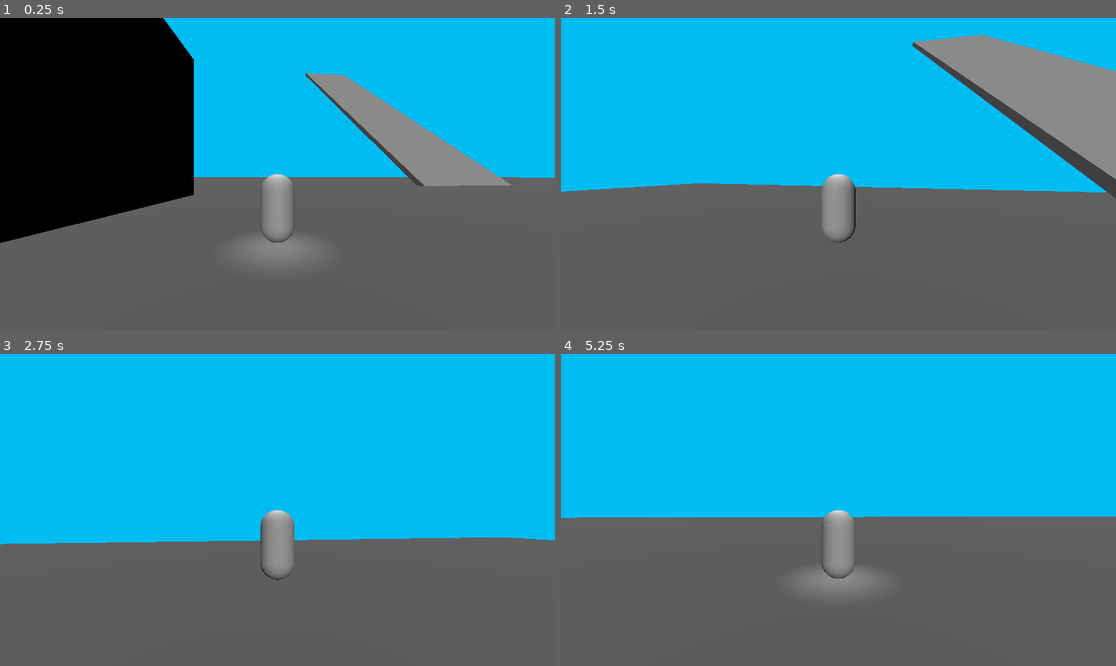
Above: before the commit, frames 1-4 (two rows, left to right).
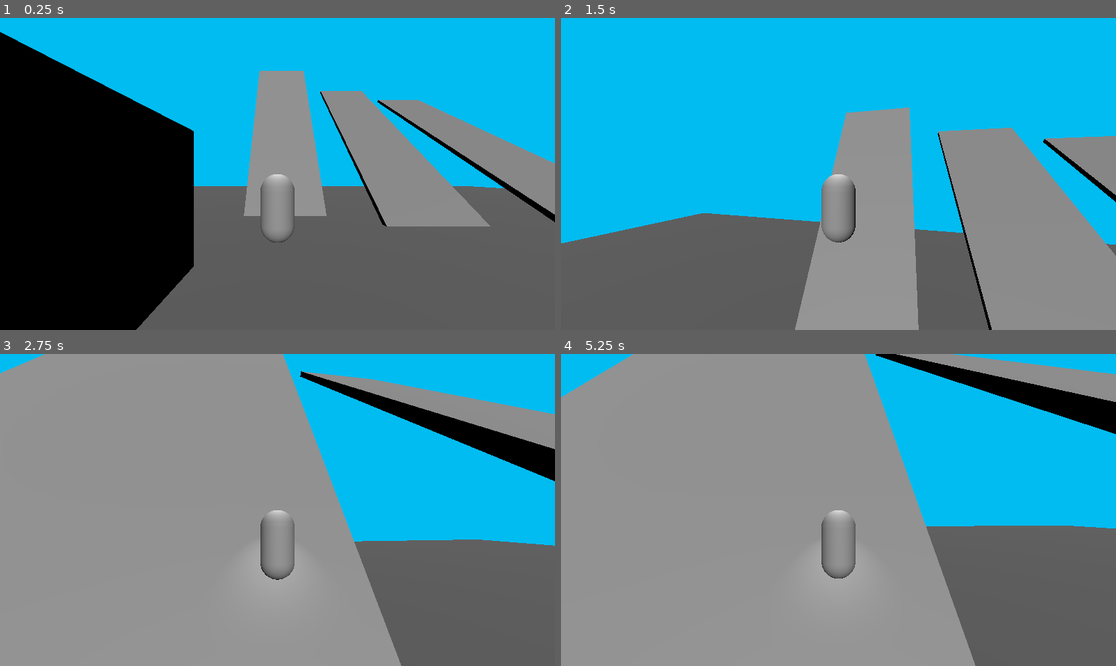
Above: after the commit, the same moments.

Repository: jackmenty/2025-Game
Game: Godot game, scene res://Scenes/Test_level.tscn
Same seed, same stepped clock (60 frames per second), same inputs: the game is played once before the commit and once after it.
Inputs (mouse positions are in pixels of both pictures, inside the frame that each line leads up to):
- Up to frame 1 (0.25 s): no input
- Up to frame 2 (1.5 s): move the mouse to (866, 174) at 0.52 s; hold Shift (sprint) 0.53-1.28 s; hold W (move_forward) from 0.53 s (still down); tap Space (jump) at 0.77, 0.8, 1.07, 1.35 s; move the mouse to (810, 174) at 1.27 s
- Up to frame 3 (2.75 s): keep holding W (move_forward); tap Space (jump) at 1.52, 1.82, 2.3 s; tap Shift (sprint) at 1.55 s; move the mouse to (288, 503) at 2.02 s; hold Shift (sprint) from 2.03 s (still down)
- Up to frame 4 (5.25 s): keep holding W (move_forward); move the mouse to (832, 516) at 2.77 s; release Shift (sprint) at 2.78 s; tap Shift (sprint) at 2.85, 4.35 s; tap Space (jump) at 3.02, 3.32, 3.6, 3.77, 4.07, 4.52, 4.82 s; move the mouse to (877, 513) at 3.52 s; move the mouse to (794, 506) at 4.27 s; move the mouse to (844, 510) at 5.02 s; hold Shift (sprint) from 5.03 s (still down)

The runs differ from the first frame. In frame 1, 34% of the frame differs, in the area x 0-100%, y 0-100%; in frame 2, 40%; in frame 3, 66%; in frame 4, 68%.

Commit message:
FIX COYOTE TIME ISSUE

Diff:
--- a/Scenes/Player.tscn
+++ b/Scenes/Player.tscn
@@ -39,3 +39,7 @@
 
 [node name="Menu" parent="." instance=ExtResource("3_gntrk")]
 visible = false
+
+[node name="CoyoteTimer" type="Timer" parent="."]
+wait_time = 0.116
+one_shot = true
--- a/Scenes/Test_level.tscn
+++ b/Scenes/Test_level.tscn
@@ -11,8 +11,9 @@
 size = Vector3(6.33838, 14.9865, 30)
 
 [node name="CSGBox3D" type="CSGBox3D" parent="."]
+transform = Transform3D(1, 0, 0, 0, 1, 0, 0, 0, 1, 0, 0, -38.5336)
 use_collision = true
-size = Vector3(300, 1, 300)
+size = Vector3(300, 1, 222.933)
 
 [node name="Player" parent="." instance=ExtResource("1_tfsjm")]
 transform = Transform3D(1, 0, 0, 0, 1, 0, 0, 0, 1, 0, 2.80151, 0)
@@ -29,6 +30,31 @@
 size = Vector3(6.33838, 14.9865, 30)
 
 [node name="CSGBox3D4" type="CSGBox3D" parent="."]
-transform = Transform3D(0.0154151, 0.130257, 0.613665, 0.126664, -0.455595, 0.0301914, 0.105738, 0.526774, -0.125631, 29.2445, 21.9052, -57.0592)
+transform = Transform3D(4.66318e-09, 2.37e-08, 0.62712, 0.126811, -0.456126, 0, 0.106681, 0.542193, -2.74123e-08, 29.2445, 21.9052, -57.0592)
 use_collision = true
 size = Vector3(6.33838, 113.341, 30)
+
+[node name="CSGBox3D5" type="CSGBox3D" parent="."]
+transform = Transform3D(6.42625e-09, 1.73489e-08, 0.62712, 0.0998595, -0.565447, -2.40003e-09, 0.13225, 0.426959, -2.86606e-08, 1.75885, 21.9052, -57.0592)
+use_collision = true
+size = Vector3(6.33838, 113.341, 30)
+
+[node name="CSGBox3D6" type="CSGBox3D" parent="."]
+transform = Transform3D(4.66318e-09, 2.37e-08, 0.62712, 0.136637, -0.400908, -2.68116e-09, 0.0937665, 0.584207, -2.72808e-08, 56.7932, 20.5629, -55.1032)
+use_collision = true
+size = Vector3(6.33838, 120.037, 30)
+
+[node name="CSGBox3D7" type="CSGBox3D" parent="."]
+transform = Transform3D(-0.0341234, -0.693353, 0, 0.162165, -0.145898, 0, 0, 0, 0.62712, 63.5337, 9.8702, 51.6767)
+use_collision = true
+size = Vector3(6.33838, 48.5695, 30)
+
+[node name="CSGBox3D8" type="CSGBox3D" parent="."]
+transform = Transform3D(-0.0603316, -0.297226, -0.521484, 0.153854, -0.166154, -0.180721, -0.012282, -0.621348, 0.297781, 20.2891, 1.59387, 121.487)
+use_collision = true
+size = Vector3(6.33838, 48.5695, 30)
+
+[node name="CSGBox3D9" type="CSGBox3D" parent="."]
+transform = Transform3D(0.0553146, 0.0836179, -0.586501, 0.147874, -0.254622, 0.171287, -0.0503536, -0.655896, -0.141266, -25.0701, -0.566961, 163.489)
+use_collision = true
+size = Vector3(6.33838, 48.5695, 30)
--- a/Scripts/Player.gd
+++ b/Scripts/Player.gd
@@ -1,13 +1,15 @@
 extends CharacterBody3D
 class_name CPlayer
 
-const SPEED = 12
+const SPEED = 8
 const JUMP_VELOCITY = 25
 @export var springarm : SpringArm3D
 @export var camera : Camera3D
 var max_health = 10
 var health = 0
 var damaged = true
+@onready var coyote_timer = $CoyoteTimer
+var time_in_air = 0.0
 
 
 func _ready():
@@ -38,9 +40,16 @@
 func _physics_process(delta: float) -> void:
 	if not is_on_floor():
 		velocity += get_gravity() * delta * 4
+		time_in_air += delta
 
-	if Input.is_action_just_pressed("jump") and is_on_floor():
+	if Input.is_action_just_pressed("jump") and is_on_floor() || time_in_air < 1.0:
 		velocity.y = JUMP_VELOCITY
+		print(time_in_air)
+
+	var was_on_floor = is_on_floor()
+
+	if was_on_floor && !is_on_floor():
+		time_in_air = 0
 
 	var input_dir := Input.get_vector("move_left", "move_right", "move_forward", "move_back")
 
@@ -53,8 +62,8 @@
 		velocity.x = corrected_dir.x * SPEED
 		velocity.z = corrected_dir.z * SPEED
 		if Input.is_action_pressed("sprint"):
-			velocity.x *= 3
-			velocity.z *= 3
+			velocity.x *= 4
+			velocity.z *= 4
 	else:
 		velocity.x = move_toward(velocity.x, 0, SPEED)
 		velocity.z = move_toward(velocity.z, 0, SPEED)
